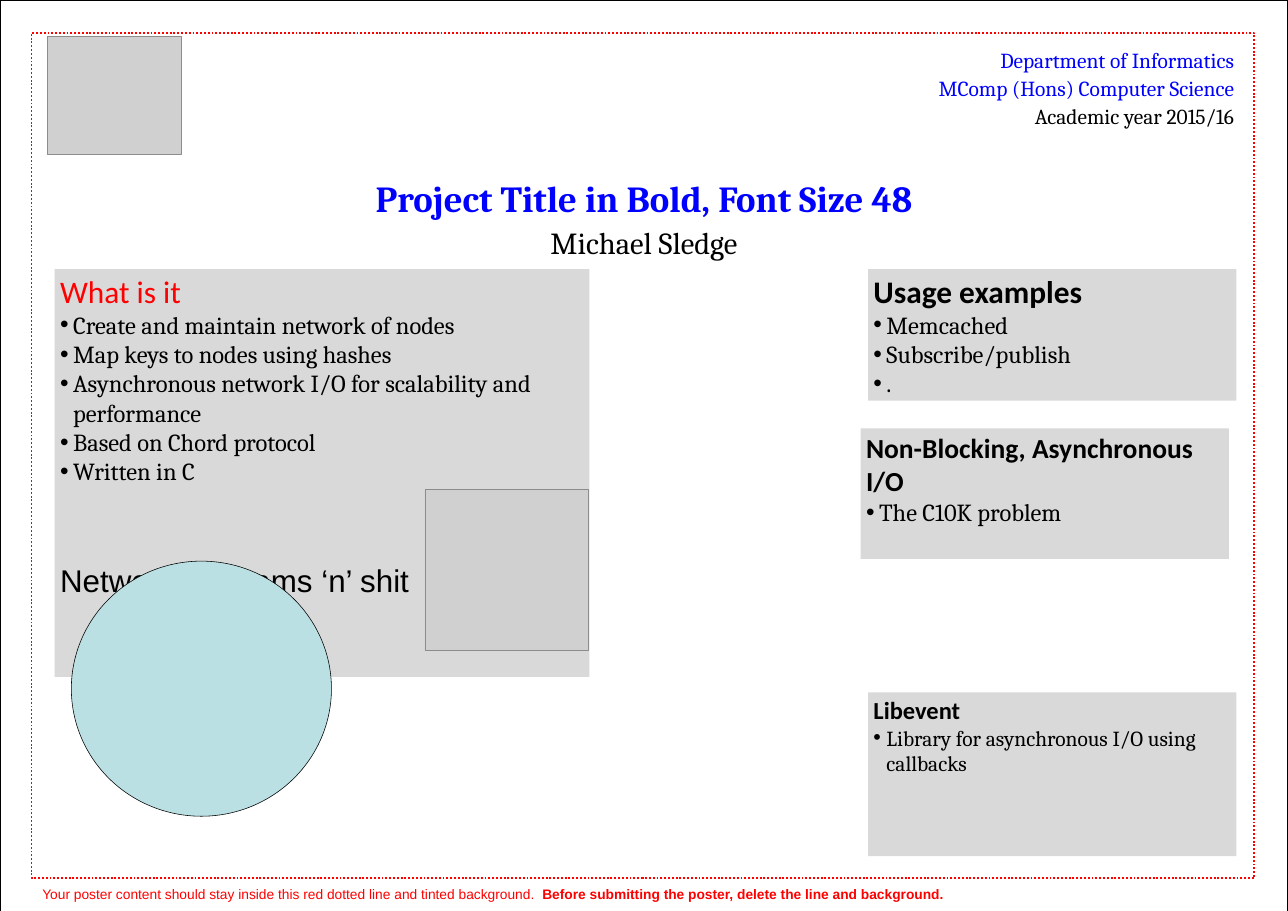
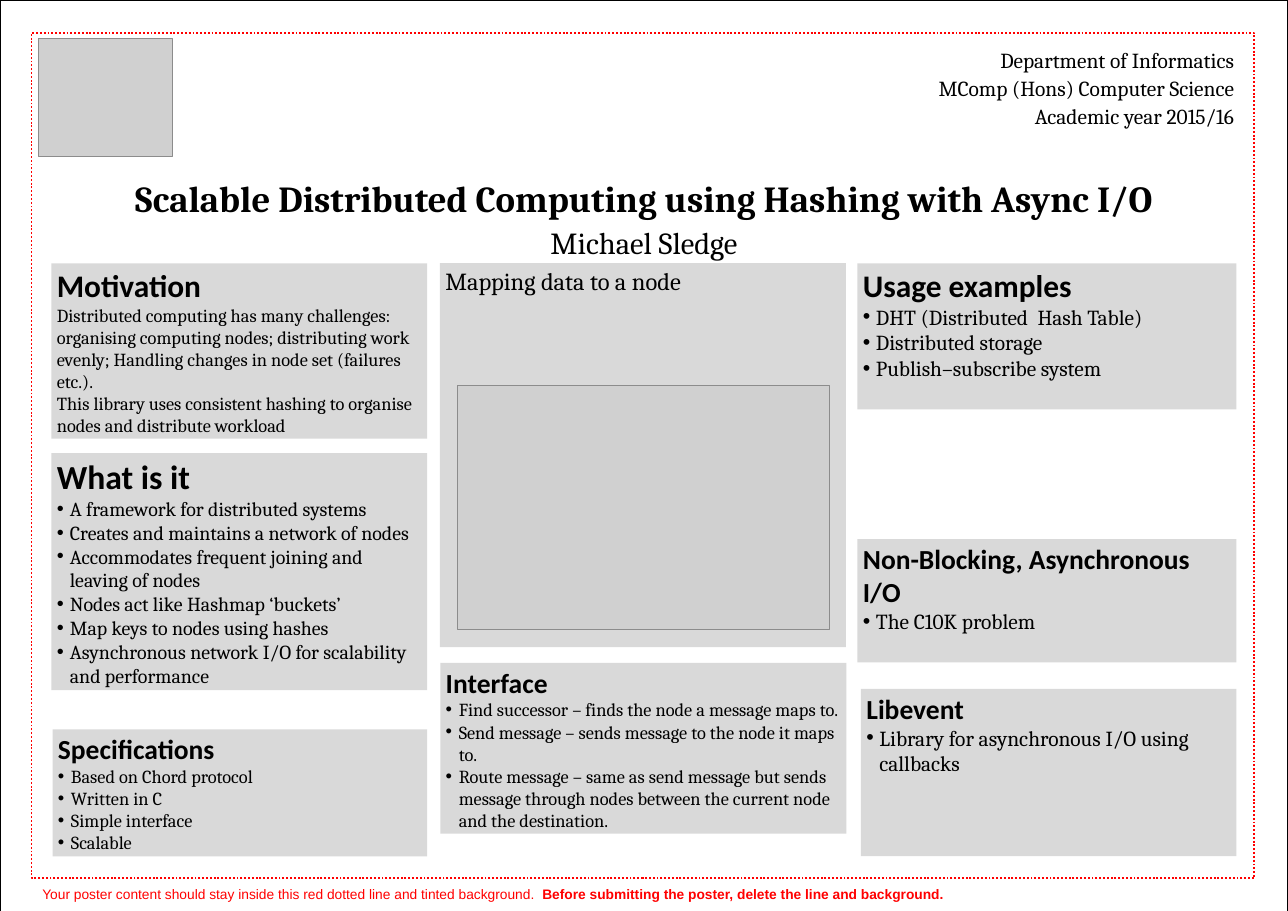
Before and after one commit to msevilgenius/fyp, a slide deck: slide 1 of doc/poster/poster_121677.ppt. Drawn at 1288x911 pixels with LibreOffice and Linux fonts; fonts in the diff are those of the drawing; grey boxes stand for pictures. Boxes give left, top, right and bottom in pixels: in the first picture for what was removed or moved away, otherwise in the second. Text is boxed around its words. In the diff, an @@ line names an element or a change of style, - is before the commit and + after.

Commit message:
more poster

```diff
--- a/doc/poster/poster_121677.ppt
+++ b/doc/poster/poster_121677.ppt
@@ picture: place and size @@
-picture at [47, 36, 181, 154]
+picture at [39, 39, 172, 156]
@@ text at [939, 53, 1234, 101]: text colour #0000FF to #000000 in "Department of Informatics", "MComp (Hons) Computer Science" @@
@@ text at [135, 186, 1152, 220]: text changed; text colour #0000FF to #000000 @@
-Project Title in Bold, Font Size 48
+Scalable Distributed Computing using Hashing with Async I/O
@@ rectangle added at [51, 263, 427, 439], fill #D9D9D9, 24 pt, text #000000 @@
+Motivation
+Distributed computing has many challenges: organising computing nodes; distributing work evenly; Handling changes in node set (failures etc.).
+This library uses consistent hashing to organise nodes and distribute workload
@@ rectangle added at [440, 263, 846, 647], fill #D9D9D9, 32 pt, text #000000 @@
+Mapping data to a node
@@ rectangle "Usage examples": place and size @@
-rectangle "Usage examples" at [868, 269, 1236, 401]
+rectangle "Usage examples" at [857, 263, 1236, 409]
@@ text in rectangle at [876, 310, 1142, 381]: text changed; size 32 to 28 pt @@
-• Memcached
-• Subscribe/publish
-• .
+• DHT (Distributed Hash Table)
+• Distributed storage
+• Publish–subscribe system
@@ picture: place and size @@
-picture at [425, 490, 589, 650]
+picture at [457, 385, 829, 629]
@@ text in rectangle at [60, 434, 409, 598]: paragraphs removed @@
-• Based on Chord protocol
-• Written in C
-Network diagrams ‘n’ shit
@@ rectangle "What is it": place and size @@
-rectangle "What is it" at [55, 269, 589, 677]
+rectangle "What is it" at [51, 453, 427, 690]
@@ text in rectangle at [57, 465, 406, 687]: size 41 to 44 pt, text colour #FF0000 to #000000, bold on in "What is it"; size 32 to 26 pt in "Map keys to nodes using hashes", "Asynchronous network I/O for scalability and performance" @@
@@ text in rectangle at [70, 502, 409, 615]: text changed; size 32 to 26 pt @@
-• Create and maintain network of nodes
+• A framework for distributed systems
+• Creates and maintains a network of nodes
+• Accommodates frequent joining and leaving of nodes
+• Nodes act like Hashmap ‘buckets’
@@ rectangle "Non-Blocking, Asynchronous I/O": place and size @@
-rectangle "Non-Blocking, Asynchronous I/O" at [861, 428, 1229, 559]
+rectangle "Non-Blocking, Asynchronous I/O" at [857, 539, 1236, 662]
@@ ellipse removed at [72, 561, 331, 816] @@
@@ text in rectangle at [876, 614, 1035, 634]: size 32 to 28 pt in "The C10K problem" @@
@@ rectangle added at [441, 662, 847, 833], fill #D9D9D9, 24 pt, text #000000 @@
+Interface
+• Find successor – finds the node a message maps to.
+• Send message – sends message to the node it maps to.
+• Route message – same as send message but sends message through nodes between the current node and the destination.
@@ rectangle "Libevent": place and size @@
-rectangle "Libevent" at [868, 692, 1236, 856]
+rectangle "Libevent" at [861, 689, 1237, 856]
@@ text in rectangle at [866, 699, 963, 719]: size 32 to 36 pt in "Libevent" @@
@@ rectangle added at [52, 729, 427, 856], fill #D9D9D9, 24 pt, text #000000 @@
+Specifications
+• Based on Chord protocol
+• Written in C
+• Simple interface
+• Scalable
```
Also in this commit, not shown: 3 other files.
